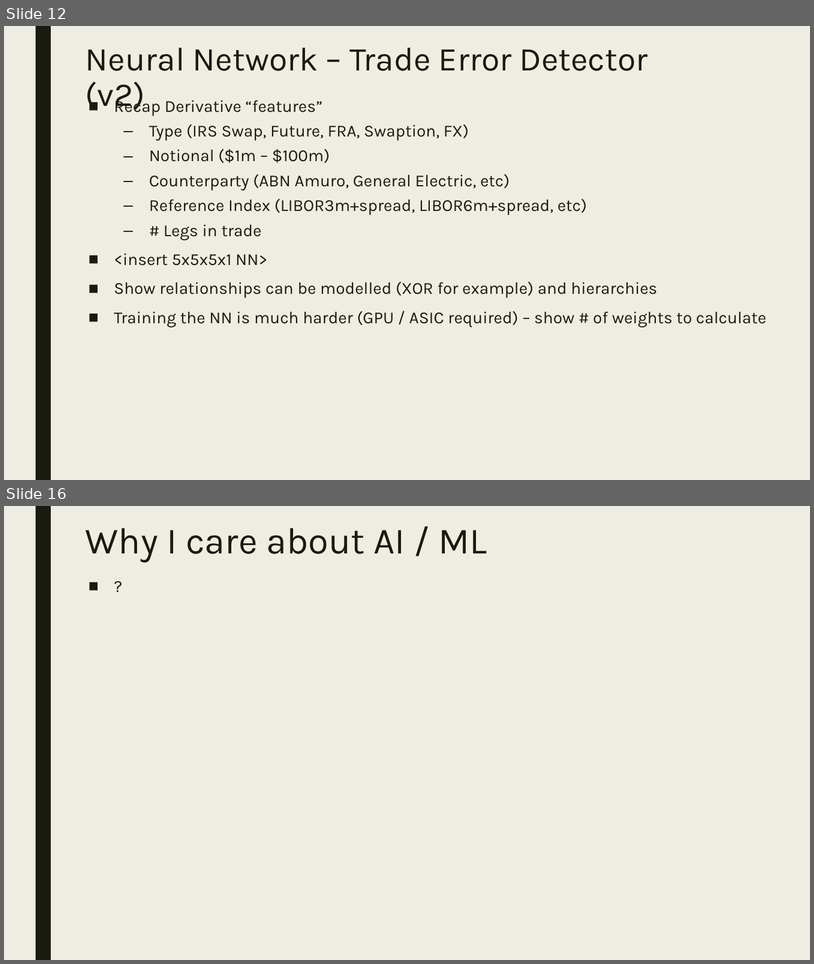
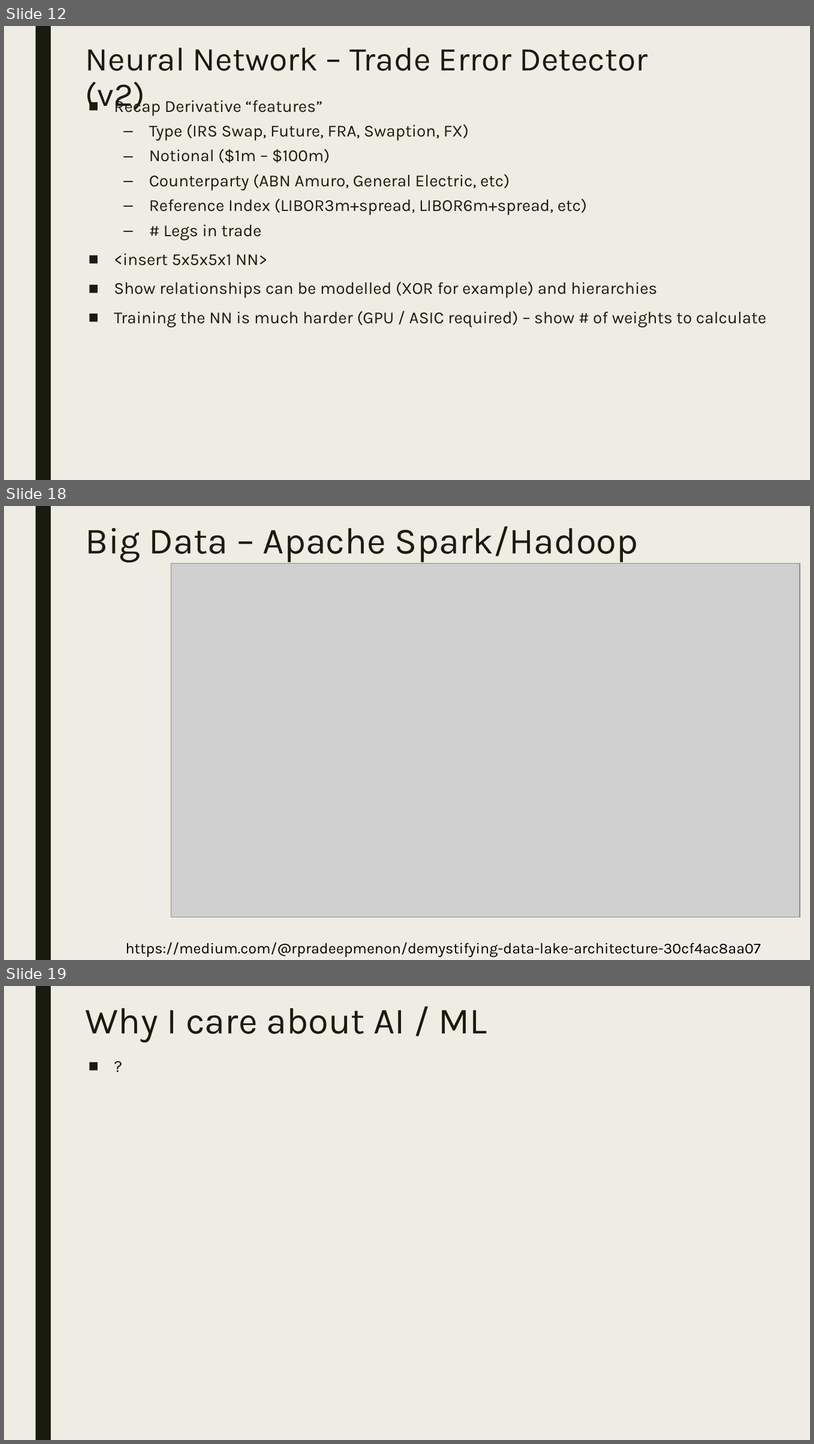
Before and after one commit to dougfoo/machineLearning, a slide deck: talks/MachineLearning101.pptx. Shown one above the other, each under a label of ours: slides 12 and 16 before the commit, slides 12, 18 and 19 after it; the slides between them are not shown. The pictures are 814x964 and 814x1444 pixels, drawn with LibreOffice and Linux fonts; fonts in the diff are those of the drawing; grey boxes stand for pictures. Boxes give left, top, right and bottom in pixels: in the first picture for what was removed or moved away, otherwise in the second. Text is boxed around its words. In the diff, an @@ line names an element or a change of style, - is before the commit and + after.

```diff
--- a/talks/MachineLearning101.pptx
+++ b/talks/MachineLearning101.pptx
@@ slide 18 added at [4,506,810,960], background #EFEDE3; not listed: 1 template element that a slide beside it also shows @@
@@ title added at [86,526,638,562], 44 pt, text #191B0E @@
+Big Data – Apache Spark/Hadoop
@@ picture added at [171,563,801,917] @@
@@ text added at [126,942,761,957], 18 pt, text #000000 @@
+https://medium.com/@rpradeepmenon/demystifying-data-lake-architecture-30cf4ac8aa07
@@ what was slide 16 is now slide 19 @@
```
Also in this commit, not shown: 3 slides changed, 3 other slides added, 1 slide removed.
